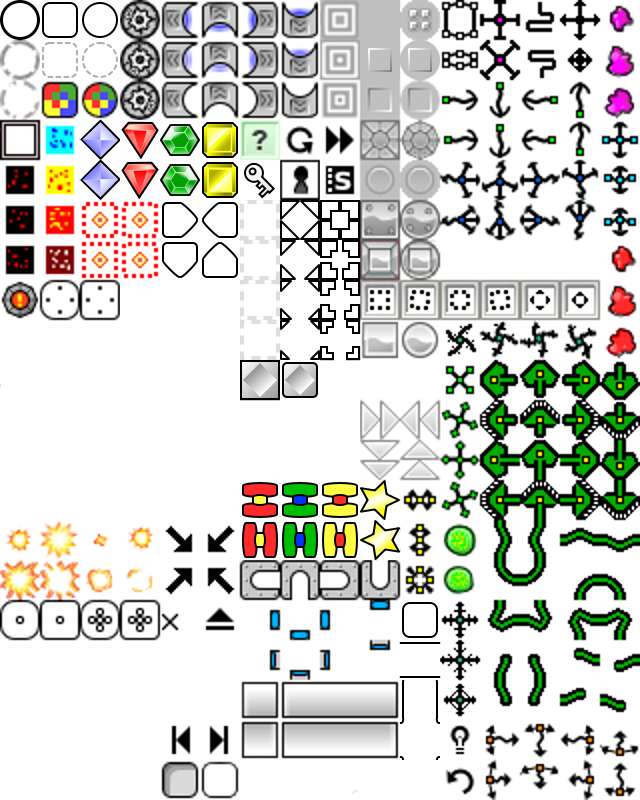
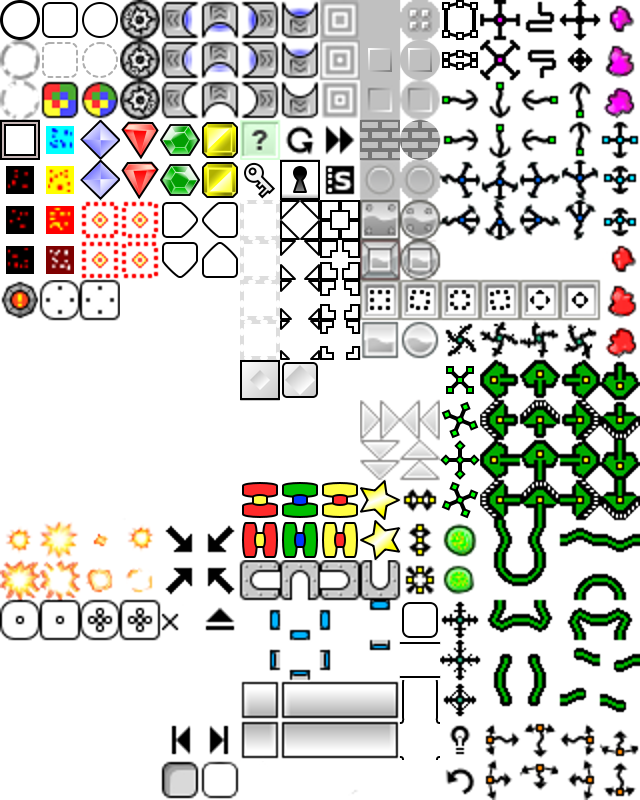
The second (640, 800) image is a revision of the first. Changes to its layers:
painted on "Capa nueva#1" over [0, 0, 480, 519]
